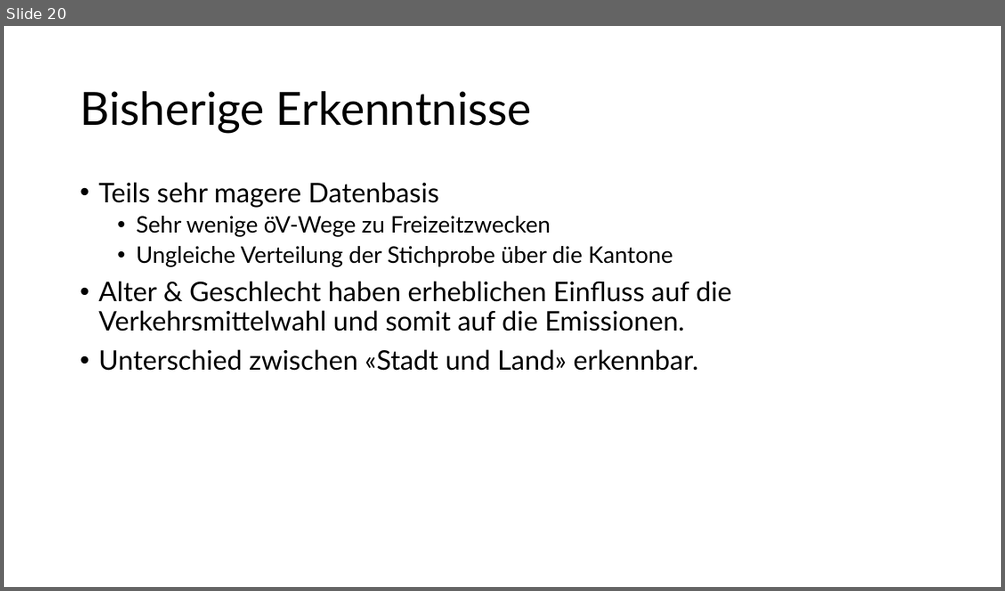
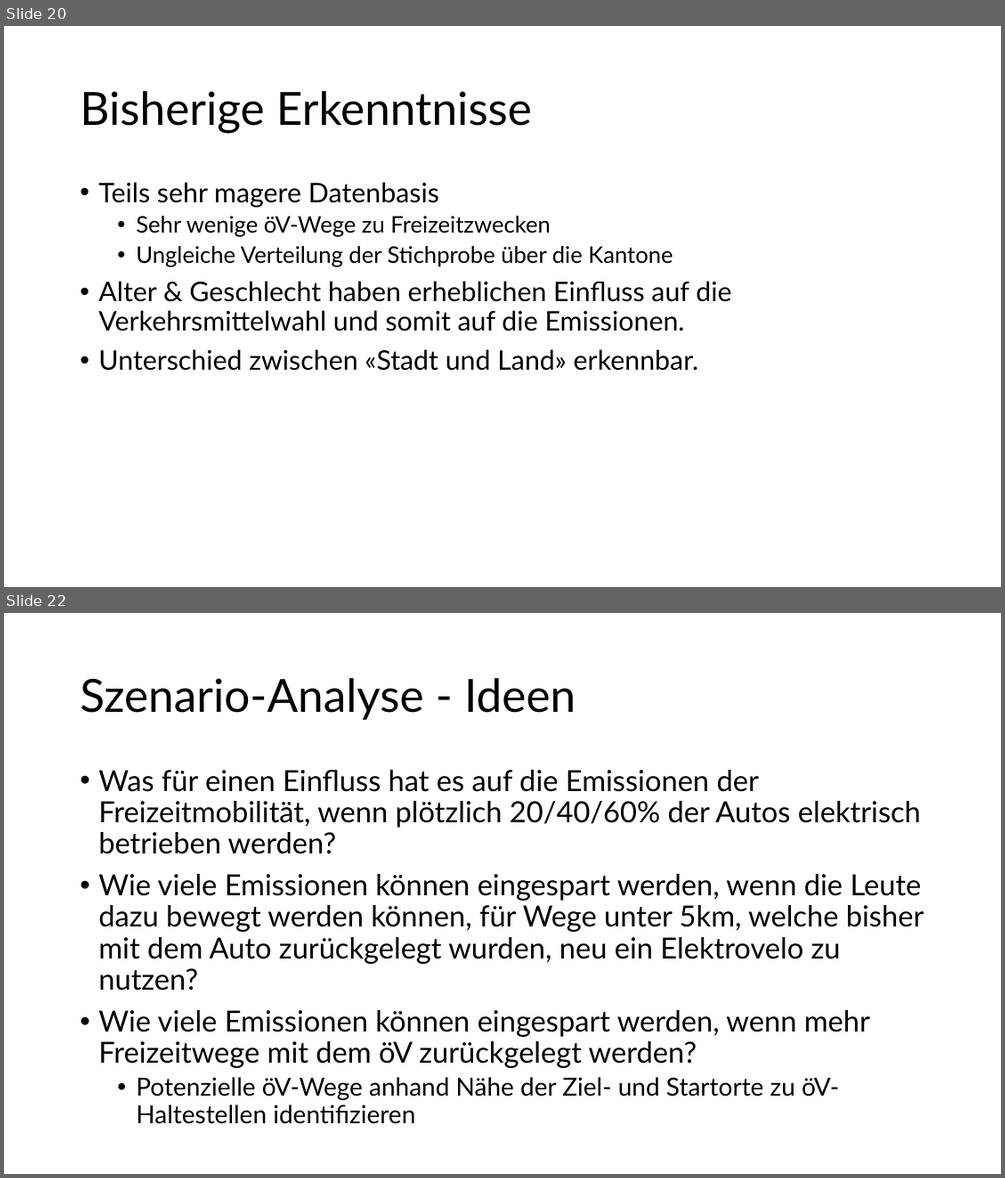
Before and after one commit to larissa-marti/ANM_Gruppe_Y, a slide deck: Zwischenpräsi.pptx. Shown one above the other, each under a label of ours: slide 20 before the commit, slides 20 and 22 after it; the slides between them are not shown. The pictures are 1005x591 and 1005x1178 pixels, drawn with LibreOffice and Linux fonts; fonts in the diff are those of the drawing. Boxes give left, top, right and bottom in pixels: in the first picture for what was removed or moved away, otherwise in the second. Text is boxed around its words. In the diff, an @@ line names an element or a change of style, - is before the commit and + after.

```diff
--- a/Zwischenpräsi.pptx
+++ b/Zwischenpräsi.pptx
@@ slide 22 added at (4,613,1001,1174), background #FFFFFF @@
@@ title added at (80,678,575,720), 44 pt, text #000000 @@
+Szenario-Analyse - Ideen
@@ text added at (98,770,924,1124), 28 pt, text #000000 @@
+• Was für einen Einfluss hat es auf die Emissionen der Freizeitmobilität, wenn plötzlich 20/40/60% der Autos elektrisch betrieben werden?
+• Wie viele Emissionen können eingespart werden, wenn die Leute dazu bewegt werden können, für Wege unter 5km, welche bisher mit dem Auto zurückgelegt wurden, neu ein Elektrovelo zu nutzen?
+• Wie viele Emissionen können eingespart werden, wenn mehr Freizeitwege mit dem öV zurückgelegt werden?
+  • Potenzielle öV-Wege anhand Nähe der Ziel- und Startorte zu öV-Haltestellen identifizieren
```
Also in this commit, not shown: 1 slide changed.
